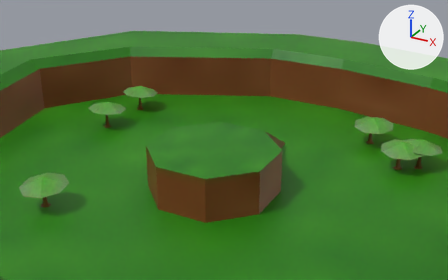
The glTF model src/assets/models/default-scene.glb as it was, and as the next commit left it.
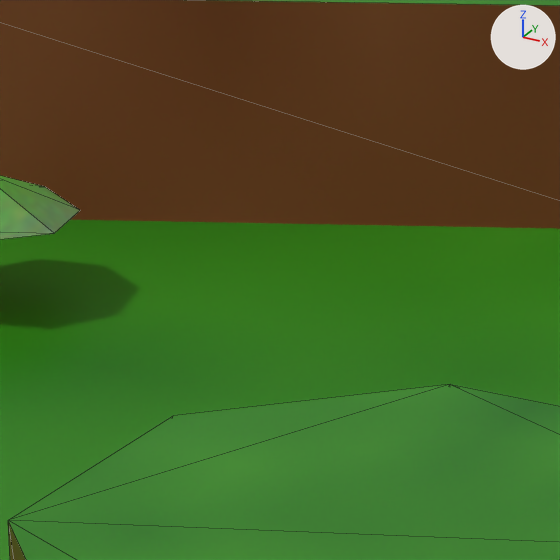
Each version appears first from a 50 mm lens placed at (100.8, -164.7, 100.4), pointed at (-14.9, 45.6, -4.7), and next in a close-up on the part from 32% to 53% of the width and 20% to 54% of the height. Lighting does not change. The marker at upper right points along +X, +Y and +Z. The close-ups show mesh edges as thin lines. Where no turn or scale is listed for an object, it has been applied to the vertices.

Objects in the first close-up: 'Env_Center', 'Environment', 'Ground', 'Tree.001'.
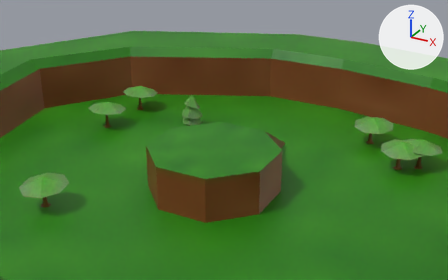
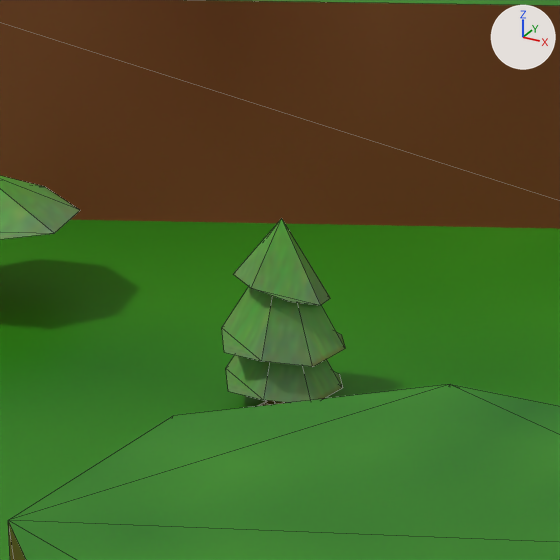
Boxes (x1, y1, x2, y2) around the edits, measured in the close-ups (560 x 560 px):
'Tree.006', added (green)
    after: (222, 219, 345, 406)

Edits to the bpy script that builds the scene:
```text
Add me_tree_006:
    me_tree_006.from_pydata(...)  # 48 vertices, 59 faces; spans x -4.5..4.56, y -4.53..4.54, z -11.13..3.26
    me_tree_006.materials.append(mat_material_001)  # picture img_tree
Add ob_tree_006:
    ob_tree_006 = bpy.data.objects.new('Tree.006', me_tree_006)
    ob_tree_006.location = (-29.05, 43.6, 10.73)
```
